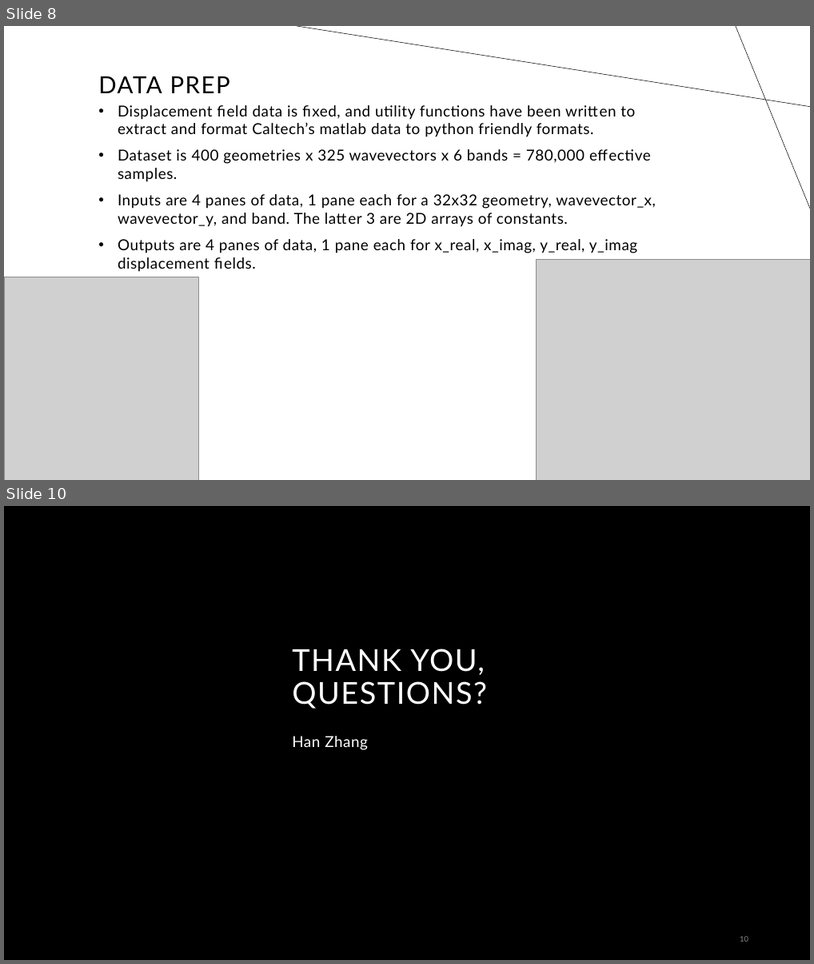
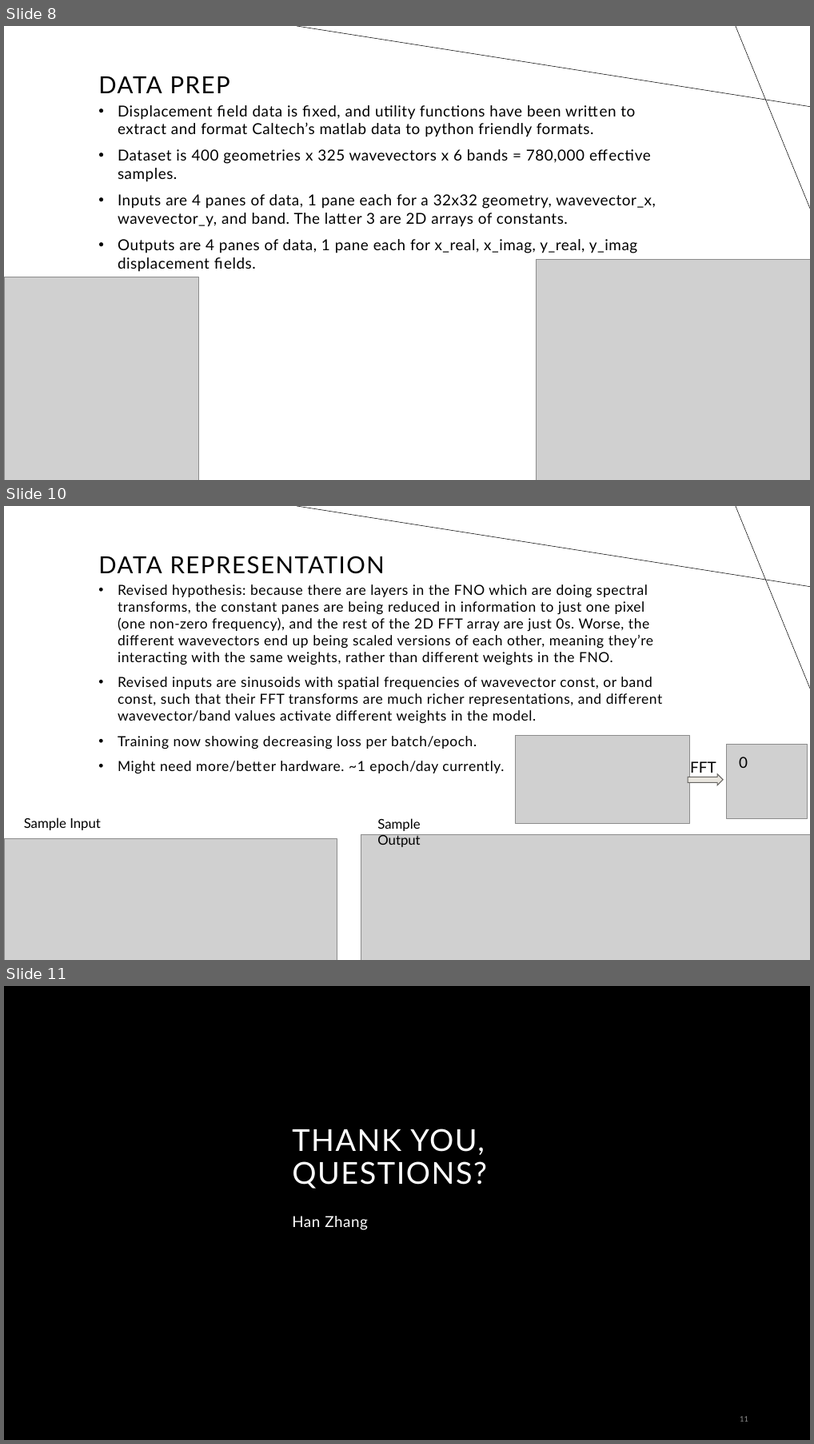
Before and after one commit to trutheresy/NO-2D-Metamaterials, a slide deck: Fourier Neural Operators.pptx. Shown one above the other, each under a label of ours: slides 8 and 10 before the commit, slides 8, 10 and 11 after it; the slides between them are not shown. The pictures are 814x964 and 814x1444 pixels, drawn with LibreOffice and Linux fonts; fonts in the diff are those of the drawing; grey boxes stand for pictures; background and template pictures are left out. Boxes give left, top, right and bottom in pixels: in the first picture for what was removed or moved away, otherwise in the second. Text is boxed around its words. In the diff, an @@ line names an element or a change of style, - is before the commit and + after.

```diff
--- a/Fourier Neural Operators.pptx
+++ b/Fourier Neural Operators.pptx
@@ slide 10 added at [4,506,810,960], background #FFFFFF; not listed: 2 template elements that a slide beside it also shows @@
@@ title added at [98,556,385,574], 28 pt, text #000000 @@
+DATA REPRESENTATION
@@ text added at [118,584,663,773], 16.6 pt, text #000000 @@
+• Revised hypothesis: because there are layers in the FNO which are doing spectral transforms, the constant panes are being reduced in information to just one pixel (one non-zero frequency), and the rest of the 2D FFT array are just 0s. Worse, the different wavevectors end up being scaled versions of each other, meaning they’re interacting with the same weights, rather than different weights in the FNO.
+• Revised inputs are sinusoids with spatial frequencies of wavevector const, or band const, such that their FFT transforms are much richer representations, and different wavevector/band values activate different weights in the model.
+• Training now showing decreasing loss per batch/epoch.
+• Might need more/better hardware. ~1 epoch/day currently.
@@ picture added at [516,736,690,822] @@
@@ picture added at [726,744,807,818] @@
@@ text added at [690,761,717,772], 18 pt, text #000000 @@
+FFT
@@ text added at [739,756,748,768], 18 pt, text #000000 @@
+0
@@ right arrow added at [688,774,723,785], fill #E9E6DF, outline #666562 1 pt @@
@@ text added at [24,817,101,830], 16 pt, text #000000 @@
+Sample Input
@@ picture added at [4,839,338,960] @@
@@ picture added at [362,834,810,960] @@
@@ text added at [378,818,420,847], 16 pt, text #000000 @@
+Sample Output
@@ what was slide 10 is now slide 11 @@
@@ page number at [740,1416,749,1421]: text changed @@
-10
+11
```
Also in this commit, not shown: 1 slide changed, 5 other files.
